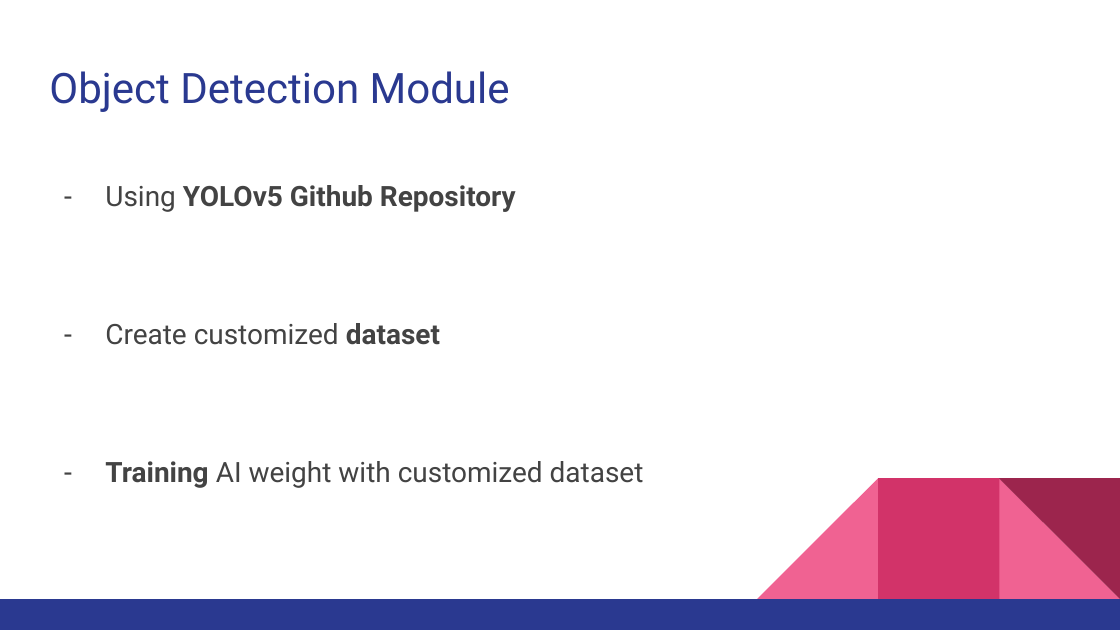
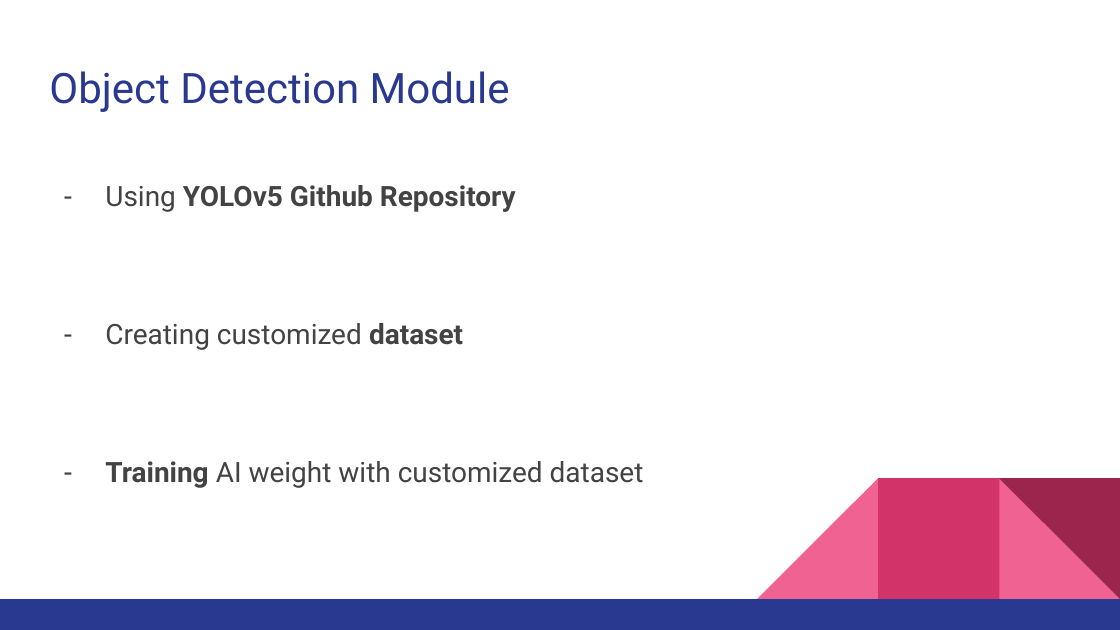
Before and after one commit to ToastTO/KSG_FPY, a slide deck: slide 8 of docs/Kitchen Safety Guide.pptx. Drawn at 1120x630 pixels with LibreOffice and Linux fonts; fonts in the diff are those of the drawing. Boxes give left, top, right and bottom in pixels: in the first picture for what was removed or moved away, otherwise in the second. Text is boxed around its words. In the diff, an @@ line names an element or a change of style, - is before the commit and + after.

```diff
--- a/docs/Kitchen Safety Guide.pptx
+++ b/docs/Kitchen Safety Guide.pptx
@@ text at [105, 323, 463, 350]: text changed @@
-– Create customized dataset
+– Creating customized dataset
```
Also in this commit, not shown: 2 other slides changed, 1 slide added.
